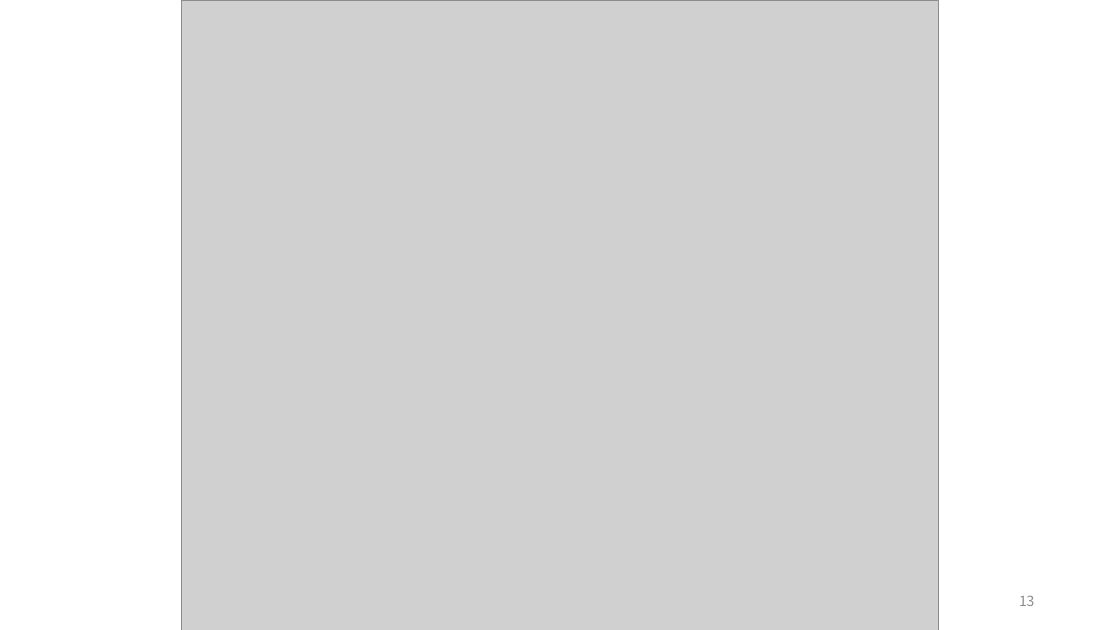
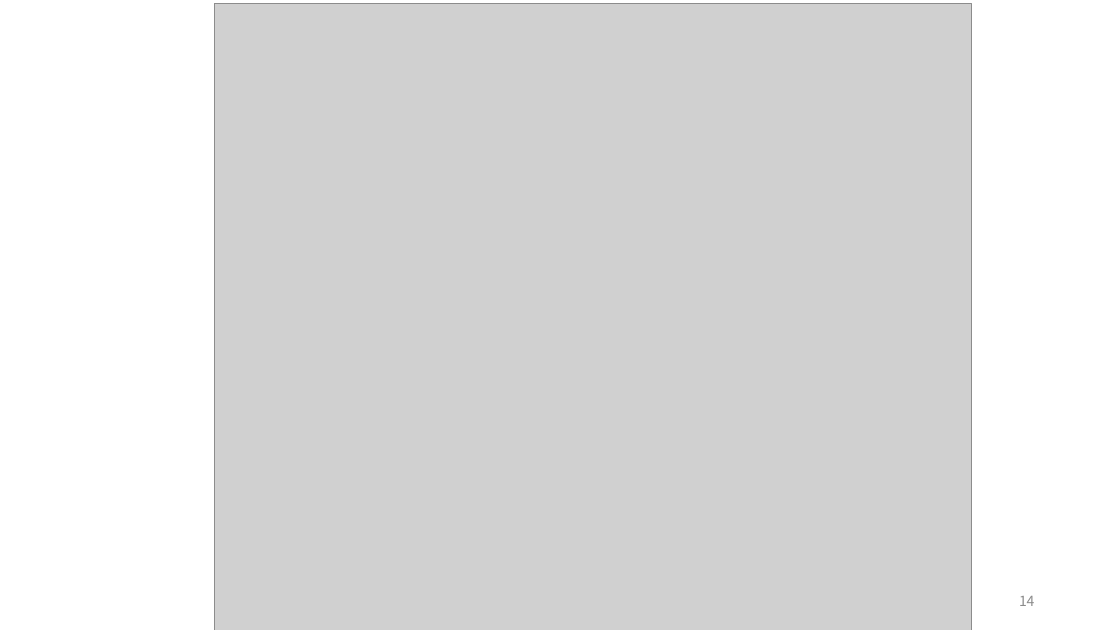
Before and after one commit to pky6147/ksis, a slide deck: slide 14 of 문서/케이시스화면설계.pptx (slide 13 before the commit). Drawn at 1120x630 pixels with LibreOffice and Linux fonts; fonts in the diff are those of the drawing; grey boxes stand for pictures. Boxes give left, top, right and bottom in pixels: in the first picture for what was removed or moved away, otherwise in the second. Text is boxed around its words. In the diff, an @@ line names an element or a change of style, - is before the commit and + after.

```diff
--- a/문서/케이시스화면설계.pptx
+++ b/문서/케이시스화면설계.pptx
@@ picture: place and size @@
-picture at [181, 0, 939, 630]
+picture at [214, 3, 971, 630]
@@ page number at [1019, 596, 1035, 606]: text changed @@
-13
+14
```
Also in this commit, not shown: 3 other slides changed, 2 slides added, 1 slide removed.
